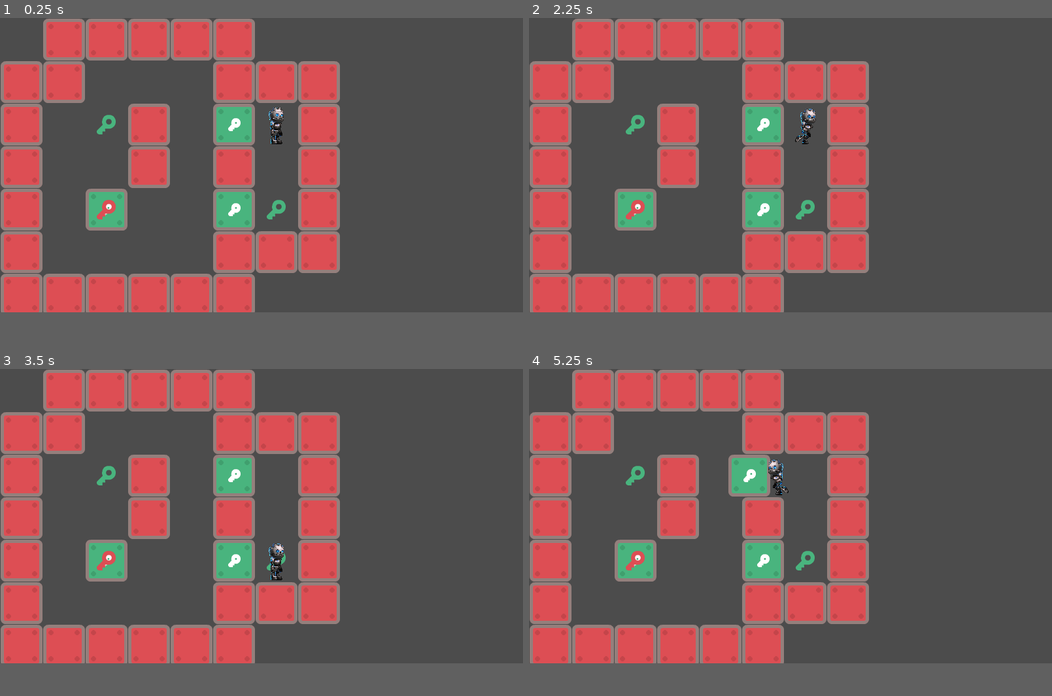
Above: before the commit, frames 1-4 (two rows, left to right).
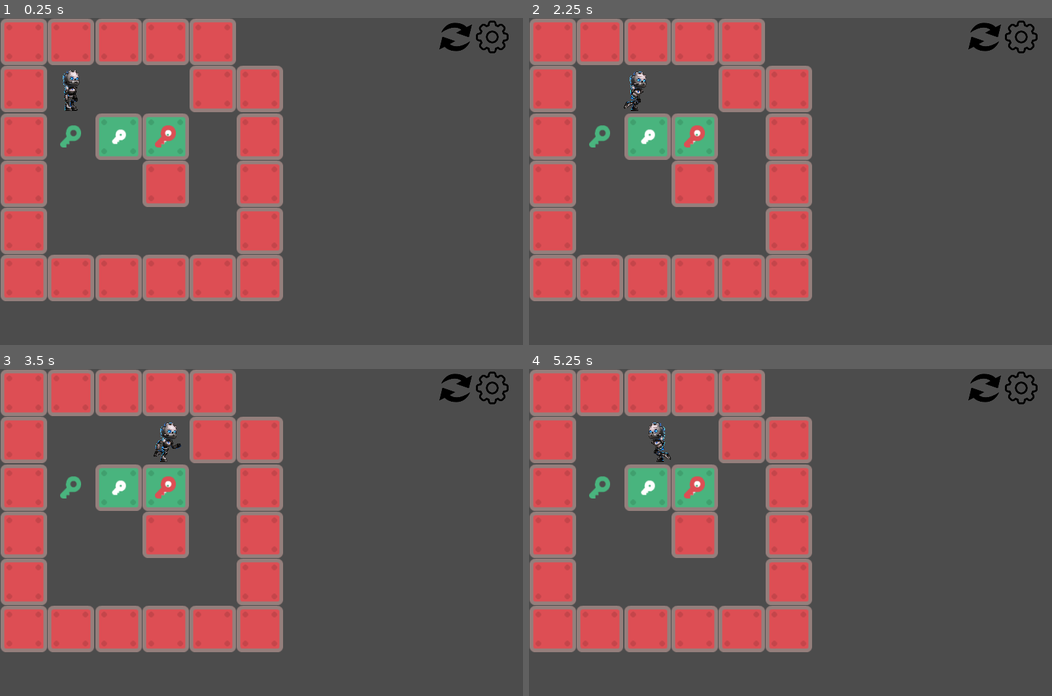
Above: after the commit, the same moments.

Repository: giabao/godot-block
Game: Godot game, scene res://GameMain.tscn
Same seed, same stepped clock (60 frames per second), same inputs: the game is played once before the commit and once after it.
Inputs (mouse positions are in pixels of both pictures, inside the frame that each line leads up to):
- Up to frame 1 (0.25 s): no input
- Up to frame 2 (2.25 s): click (984, 34) at 0.52 s; click (1020, 34) at 1.27 s; hold Right (move_right) from 2.03 s (still down)
- Up to frame 3 (3.5 s): release Right (move_right) at 2.78 s; hold Down (move_down) from 2.78 s (still down)
- Up to frame 4 (5.25 s): release Down (move_down) at 3.53 s; hold Right (move_right) 3.53-4.28 s; hold Up (move_up) 4.28-5.03 s; hold Left (move_left) from 5.03 s (still down)
The window is 800x450 before the commit and 800x500 after it. Grey fills any space a smaller window leaves; there, only what the larger window draws over its background counts as a difference.

The runs differ from the first frame. In frame 1, 32% of the frame differs, in the area x 0-98%, y 0-90%; in frame 2, 32%; in frame 3, 32%; in frame 4, 33%.

Commit message:
reset & next_level

Diff:
--- /dev/null
+++ b/GUI.tscn
@@ -0,0 +1,42 @@
+[gd_scene load_steps=3 format=2]
+
+[ext_resource path="res://icons/actualize-arrows-couple-in-circle.png" type="Texture" id=1]
+[ext_resource path="res://icons/gear.png" type="Texture" id=3]
+
+[node name="GUI" type="Control"]
+anchor_left = 1.0
+anchor_right = 1.0
+margin_left = -444.0
+margin_bottom = 172.0
+
+[node name="tools" type="HBoxContainer" parent="."]
+anchor_left = 1.0
+anchor_right = 1.0
+margin_left = -232.0
+margin_right = 82.0
+margin_bottom = 136.0
+rect_scale = Vector2( 0.7, 0.7 )
+__meta__ = {
+"_edit_use_anchors_": false
+}
+
+[node name="Reset" type="ToolButton" parent="tools"]
+margin_right = 140.0
+margin_bottom = 136.0
+rect_min_size = Vector2( 32, 32 )
+focus_mode = 0
+icon = ExtResource( 1 )
+__meta__ = {
+"_edit_use_anchors_": false
+}
+
+[node name="Setting" type="ToolButton" parent="tools"]
+margin_left = 144.0
+margin_right = 284.0
+margin_bottom = 136.0
+rect_min_size = Vector2( 32, 32 )
+focus_mode = 0
+icon = ExtResource( 3 )
+__meta__ = {
+"_edit_use_anchors_": false
+}
--- /dev/null
+++ b/GameMain.gd
@@ -0,0 +1,44 @@
+extends Node2D
+
+const GameMapScene  = preload("res://GameMap.tscn")
+
+var level = 0
+var gameMap: GameMap
+
+func _ready():
+	get_node("GUI/tools/Reset").connect("pressed", self, "_on_reset")
+	# get_node("GUI/tools/Setting").connect("pressed", self, "_on_setting")
+	# get_node("GUI/tools/Back").connect("pressed", self, "_on_back")
+
+	gameMap = $GameMap.init(GameLevels.data(level))
+	gameMap.connect("completed_level", self, "_on_completed_level")
+
+func _addGameMap():
+	var data = GameLevels.data(level)
+	gameMap = GameMapScene.instance().init(data)
+	add_child(gameMap)
+	gameMap.connect("completed_level", self, "_on_completed_level")
+
+func _on_completed_level():
+	print("Ohze! You win level %s" % level)
+	if level >= GameLevels.levels.size():
+		print("You have win all levels!")
+	else:
+		_changeLevel(level + 1)
+
+func _changeLevel(level: int):
+	remove_child(gameMap)
+	gameMap.queue_free()
+	self.level = level
+	_addGameMap()
+
+func _on_reset():
+	remove_child(gameMap)
+	gameMap.queue_free()
+	_addGameMap()
+
+func _on_setting():
+	pass
+
+func _on_back():
+	pass
--- a/GameMain.tscn
+++ b/GameMain.tscn
@@ -1,8 +1,17 @@
-[gd_scene load_steps=2 format=2]
+[gd_scene load_steps=4 format=2]
 
 [ext_resource path="res://GameMap.gd" type="Script" id=1]
+[ext_resource path="res://GUI.tscn" type="PackedScene" id=2]
+[ext_resource path="res://GameMain.gd" type="Script" id=3]
 
 [node name="GameMain" type="Node2D"]
+script = ExtResource( 3 )
+
+[node name="GUI" parent="." instance=ExtResource( 2 )]
+margin_left = 1264.34
+margin_top = 4.87389
+margin_right = 1438.34
+margin_bottom = 64.8739
 
 [node name="GameMap" type="Node2D" parent="."]
 scale = Vector2( 2, 2 )
--- a/GameMap.gd
+++ b/GameMap.gd
@@ -7,18 +7,18 @@
 const PlayerScene = preload("res://player/player.tscn")
 
 const CellType = GameData.CellType
-var g = GameLevels.data(5)
 
-var targetCount = g.countTargets()
-var targetMatched: int = g.countMatchedTargets()
+signal completed_level
 
-# pos: Vector2i(col, row)
-func _addCell(cell: Node2D, pos: Vector2):
-	cell.position = GameData.pos(pos)
-	add_child(cell)
-	cell.owner = self
+var g: GameData
+var targetCount: int
+var targetMatched: int
 
-func _ready():
+func init(data: GameData) -> GameMap:
+	g = data
+	targetCount = g.countTargets()
+	targetMatched = g.countMatchedTargets()
+
 	var cell: Node2D
 	for row in g.map.size():
 		for col in g.map[row].size():
@@ -38,6 +38,15 @@
 	cell = PlayerScene.instance().init(g, g.playerPos)
 	_addCell(cell, g.playerPos)
 
+	scale = Vector2(2, 2)
+
+	return self
+
+# pos: Vector2i(col, row)
+func _addCell(cell: Node2D, pos: Vector2):
+	cell.position = GameData.pos(pos)
+	add_child(cell)
+	cell.owner = self
 
 func _on_block_moved(prevPos: Vector2, direction: Vector2):
 	print("_on_block_moved %s -> %s" % [prevPos, direction])
@@ -48,4 +57,4 @@
 	g.blocks[i] = prevPos + direction
 
 	if targetMatched == targetCount:
-		print("Yeah! You win!")
+		emit_signal("completed_level")
--- a/project.godot
+++ b/project.godot
@@ -101,7 +101,7 @@
 
 [display]
 
-window/size/width=1600
+window/size/width=1440
 window/size/height=900
 window/dpi/allow_hidpi=true
 window/stretch/mode="2d"
Binary file added: icons/actualize-arrows-couple-in-circle.png
Not shown, added: icons/actualize-arrows-couple-in-circle.png.import
Binary file added: icons/gear.png
Not shown, added: icons/gear.png.import
